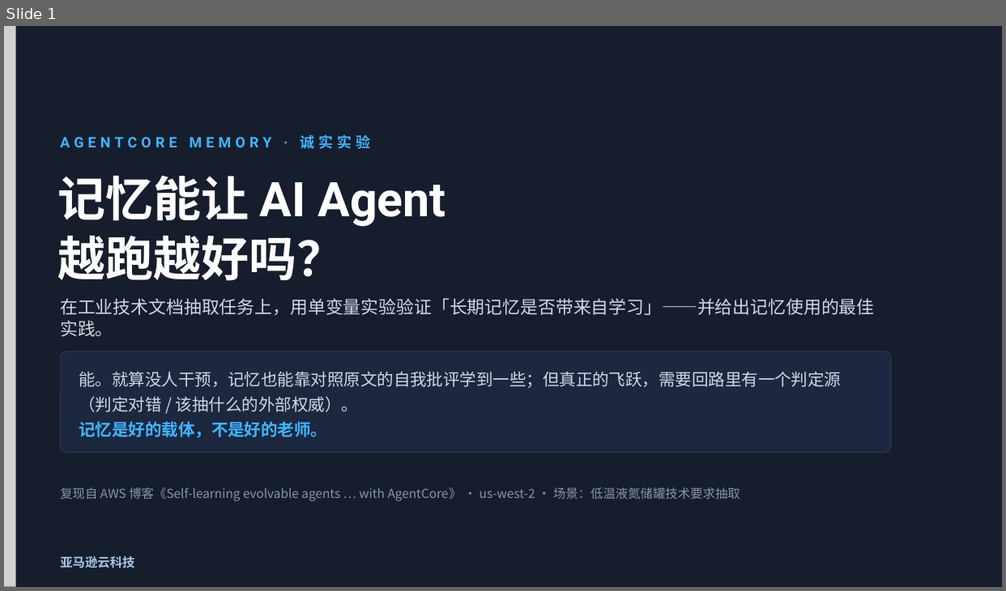
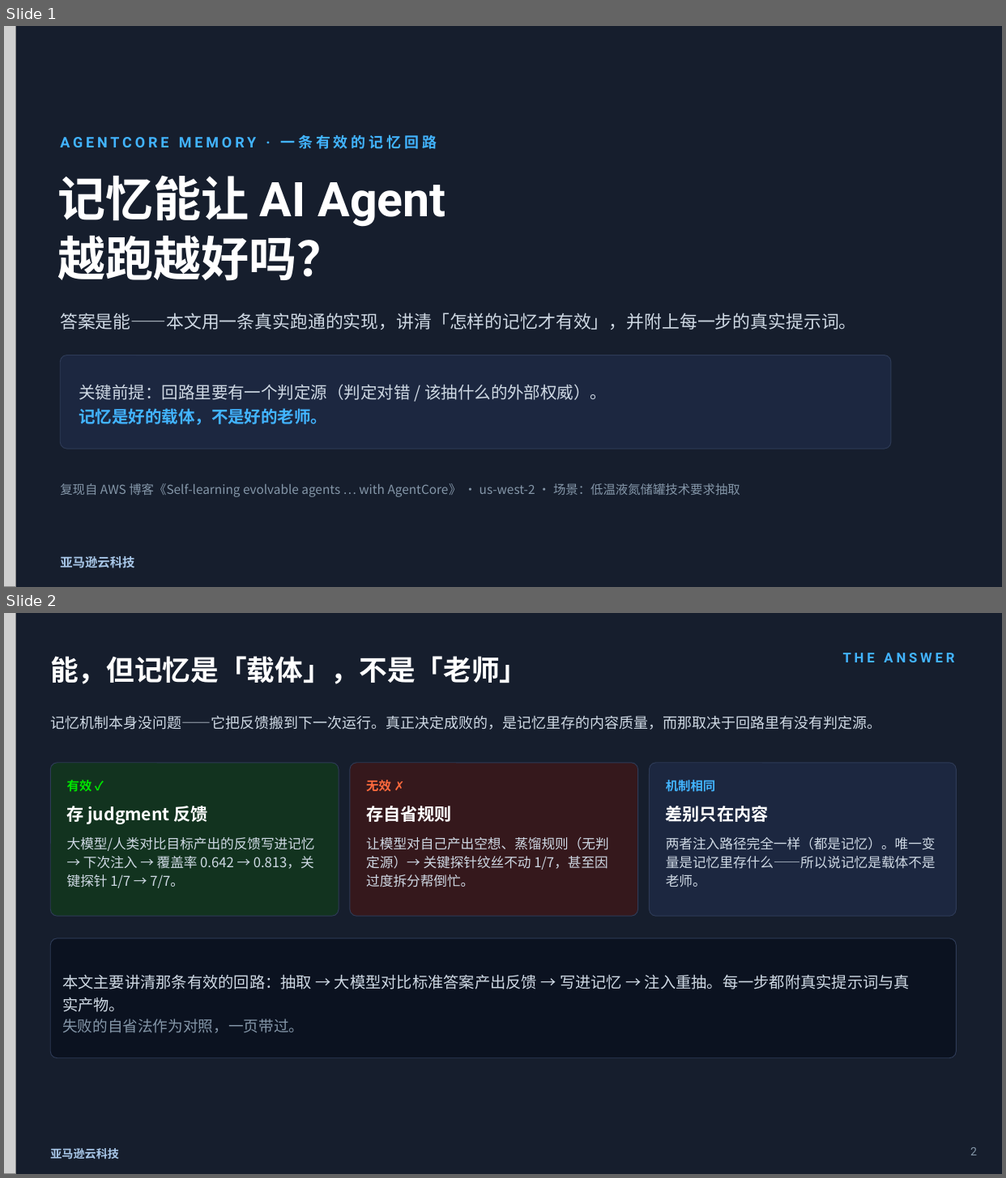
Before and after one commit to dashjim/agentcore-memory-loop, a slide deck: docs/记忆能让Agent越跑越好吗.pptx. Shown one above the other, each under a label of ours: slide 1 before the commit, slides 1 and 2 after it. The pictures are 1006x591 and 1006x1178 pixels, drawn with LibreOffice and Linux fonts; fonts in the diff are those of the drawing; grey boxes stand for pictures. Boxes give left, top, right and bottom in pixels: in the first picture for what was removed or moved away, otherwise in the second. Text is boxed around its words. In the diff, an @@ line names an element or a change of style, - is before the commit and + after.

```diff
--- a/docs/记忆能让Agent越跑越好吗.pptx
+++ b/docs/记忆能让Agent越跑越好吗.pptx
@@ slide 2 added at (x1=4, y1=613, x2=1002, y2=1174), background #161E2D @@
@@ picture added at (x1=4, y1=613, x2=16, y2=1174) @@
@@ text added at (x1=50, y1=656, x2=527, y2=684), 27 pt, text #FFFFFF, bold @@
+能，但记忆是「载体」，不是「老师」
@@ text added at (x1=843, y1=653, x2=954, y2=662), 13 pt, text #42B4FF, bold @@
+THE ANSWER
@@ text added at (x1=50, y1=716, x2=881, y2=730), 14 pt, text #CFD9E4 @@
+记忆机制本身没问题——它把反馈搬到下一次运行。真正决定成败的，是记忆里存的内容质量，而那取决于回路里有没有判定源。
@@ rounded rectangle added at (x1=50, y1=763, x2=339, y2=916), fill #12331F, outline #2E3B57 0.75 pt @@
@@ text added at (x1=67, y1=780, x2=92, y2=792), 12 pt, text #00E500, bold @@
+有效 ✓
@@ rounded rectangle added at (x1=350, y1=763, x2=638, y2=916), fill #35181C, outline #2E3B57 0.75 pt @@
@@ text added at (x1=366, y1=780, x2=391, y2=792), 12 pt, text #FF6A3D, bold @@
+无效 ✗
@@ rounded rectangle added at (x1=650, y1=763, x2=957, y2=916), fill #1C2740, outline #2E3B57 0.75 pt @@
@@ text added at (x1=666, y1=780, x2=716, y2=792), 12 pt, text #42B4FF, bold @@
+机制相同
@@ text added at (x1=67, y1=806, x2=207, y2=824), 16.5 pt, text #FFFFFF, bold @@
+存 judgment 反馈
@@ text added at (x1=366, y1=806, x2=452, y2=822), 16.5 pt, text #FFFFFF, bold @@
+存自省规则
@@ text added at (x1=666, y1=806, x2=769, y2=822), 16.5 pt, text #FFFFFF, bold @@
+差别只在内容
@@ text added at (x1=67, y1=837, x2=315, y2=888), 13 pt, text #CFD9E4 @@
+大模型/人类对比目标产出的反馈写进记忆 → 下次注入 → 覆盖率 0.642 → 0.813，关键探针 1/7 → 7/7。
@@ text added at (x1=366, y1=837, x2=609, y2=888), 13 pt, text #CFD9E4 @@
+让模型对自己产出空想、蒸馏规则（无判定源）→ 关键探针纹丝不动 1/7，甚至因过度拆分帮倒忙。
@@ text added at (x1=666, y1=837, x2=936, y2=888), 13 pt, text #CFD9E4 @@
+两者注入路径完全一样（都是记忆）。唯一变量是记忆里存什么——所以说记忆是载体不是老师。
@@ rounded rectangle added at (x1=50, y1=939, x2=957, y2=1059), fill #0B1220, outline #2E3B57 0.75 pt @@
@@ text added at (x1=62, y1=975, x2=910, y2=1033), 15 pt, text #CFD9E4 @@
+本文主要讲清那条有效的回路：抽取 → 大模型对比标准答案产出反馈 → 写进记忆 → 注入重抽。每一步都附真实提示词与真实产物。
+失败的自省法作为对照，一页带过。
@@ text added at (x1=50, y1=1148, x2=119, y2=1160), 11 pt, text #A8C7E8, bold @@
+亚马逊云科技
@@ text added at (x1=970, y1=1148, x2=977, y2=1156), 11 pt, text #8496A8 @@
+2
@@ slide 1 changed as well @@
@@ text at (x1=60, y1=135, x2=437, y2=149): text changed @@
-AGENTCORE MEMORY · 诚实实验
+AGENTCORE MEMORY · 一条有效的记忆回路
@@ text at (x1=60, y1=313, x2=856, y2=330): text changed @@
-在工业技术文档抽取任务上，用单变量实验验证「长期记忆是否带来自学习」——并给出记忆使用的最佳实践。
+答案是能——本文用一条真实跑通的实现，讲清「怎样的记忆才有效」，并附上每一步的真实提示词。
@@ rounded rectangle resized from (x1=60, y1=352, x2=891, y2=453) to (x1=60, y1=356, x2=891, y2=449) @@
@@ rounded rectangle at (x1=60, y1=356, x2=891, y2=449): proportions changed @@
@@ text at (x1=79, y1=384, x2=607, y2=400): text changed @@
-能。就算没人干预，记忆也能靠对照原文的自我批评学到一些；但真正的飞跃，需要回路里有一个判定源（判定对错 / 该抽什么的外部权威）。
+关键前提：回路里要有一个判定源（判定对错 / 该抽什么的外部权威）。
@@ text "复现自 AWS 博客《Self-learning evolvable agents ..." moved from (x1=60, y1=488, x2=740, y2=501) to (x1=60, y1=484, x2=740, y2=497) @@
```
Also in this commit, not shown: 8 other slides changed, 2 other slides added, 6 slides removed, 1 other file.
